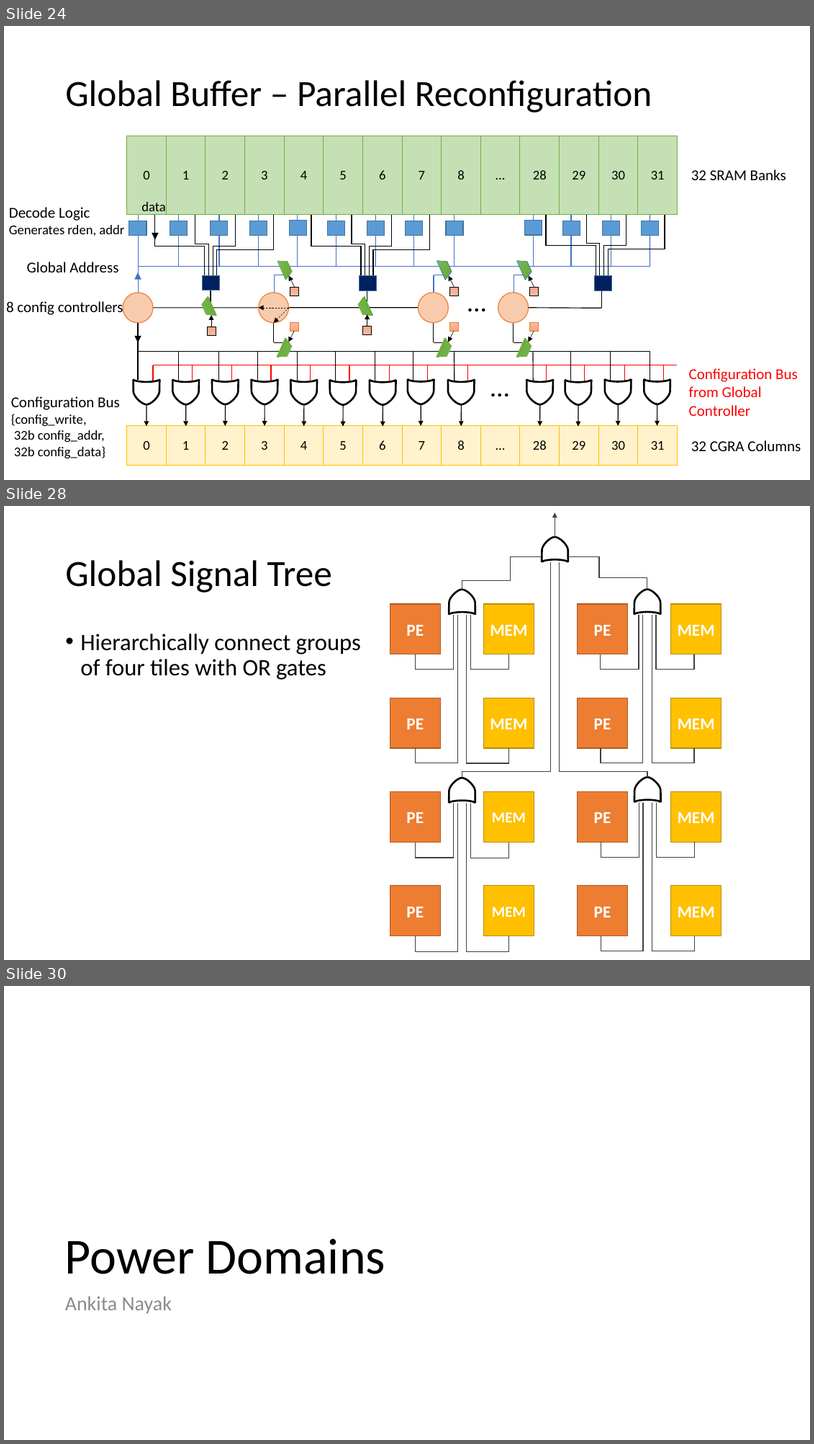
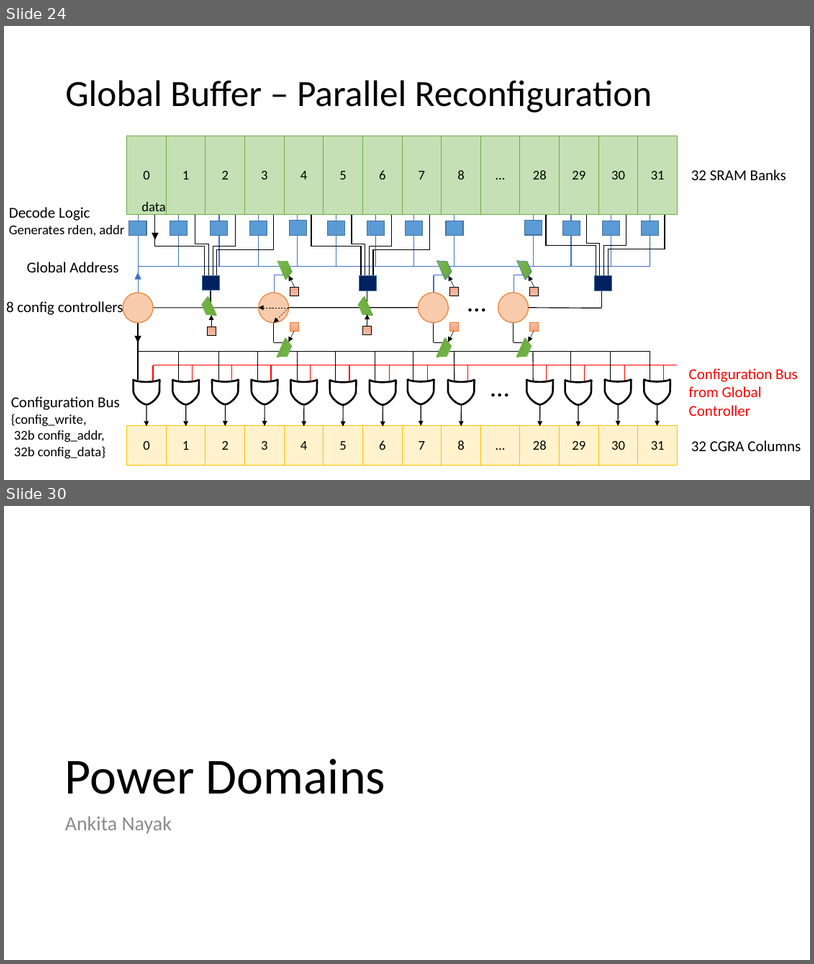
Before and after one commit to StanfordAHA/garnet, a slide deck: docs/garnet-block-diagrams.pptx. Shown one above the other, each under a label of ours: slides 24, 28 and 30 before the commit, slides 24 and 30 after it; the slides between them are not shown. The pictures are 814x1444 and 814x964 pixels, drawn with LibreOffice and Linux fonts; fonts in the diff are those of the drawing. Boxes give left, top, right and bottom in pixels: in the first picture for what was removed or moved away, otherwise in the second. Text is boxed around its words. In the diff, an @@ line names an element or a change of style, - is before the commit and + after.

Commit message:
Update global controller ppt

```diff
--- a/docs/garnet-block-diagrams.pptx
+++ b/docs/garnet-block-diagrams.pptx
@@ slide 28 removed at [4,506,810,960], background #FFFFFF @@
@@ group removed at [391,512,721,951]: 20 elbow lines, 16 rectangles, 10 freeform shapes, 1 arrow @@
-MEM
-MEM
-MEM
-MEM
-PE
-PE
-PE
-PE
-PE
-PE
-PE
-PE
-MEM
-MEM
-MEM
-MEM
@@ title removed at [65,560,332,592] @@
-Global Signal Tree
@@ text removed at [80,633,361,680] @@
-• Hierarchically connect groups of four tiles with OR gates
```
Also in this commit, not shown: 3 slides changed, 2 slides added, 1 other slide removed.
